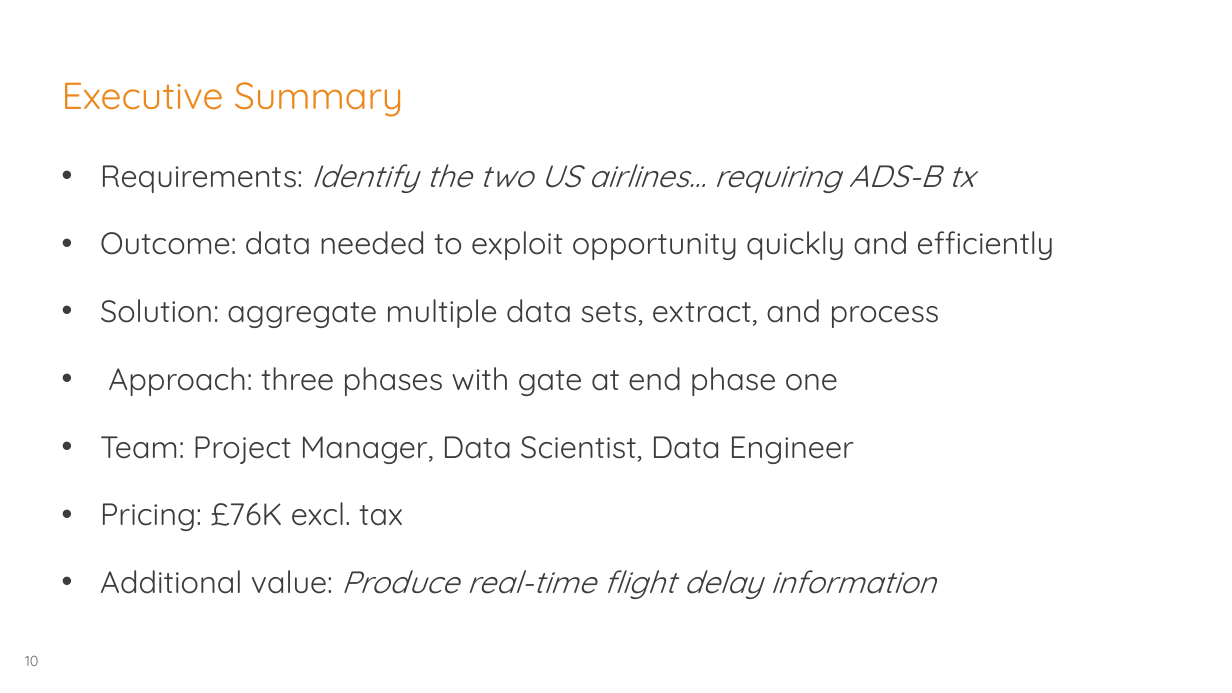
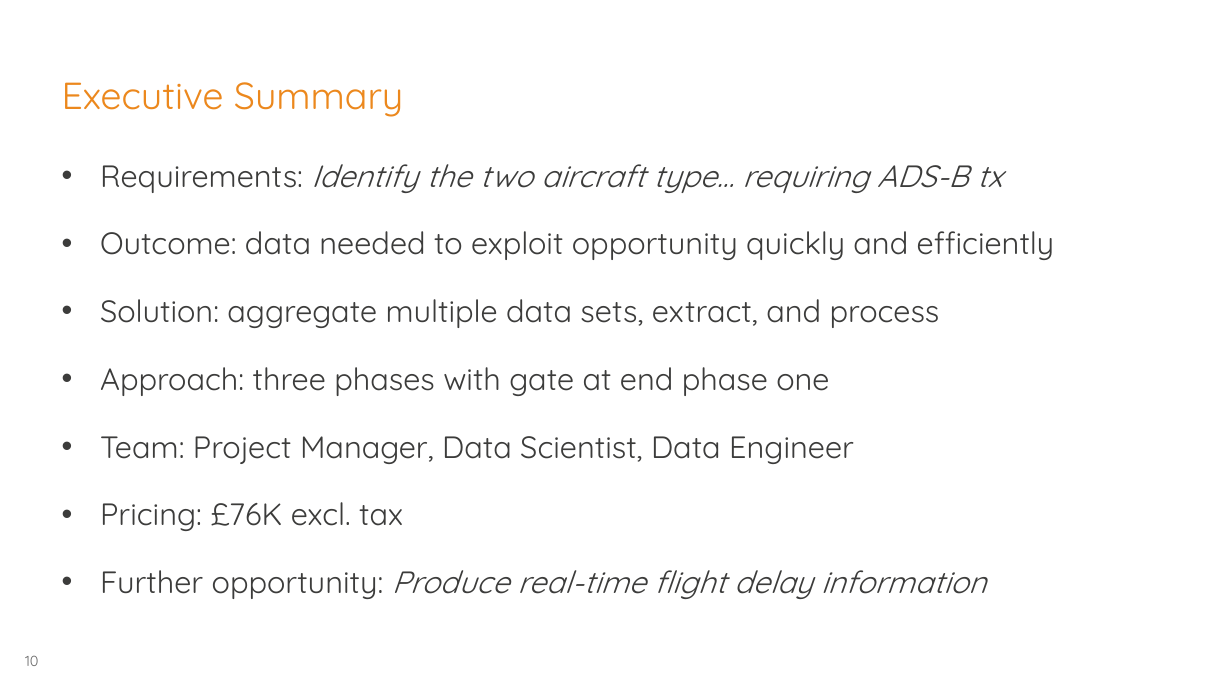
Before and after one commit to georgios-tsolakis-td/Bootcamp_Mar17_London, a slide deck: slide 10 of Team Quinto/Skynet Proposal.pptx. Drawn at 1232x693 pixels with LibreOffice and Linux fonts; fonts in the diff are those of the drawing; background and template pictures are left out. Boxes give left, top, right and bottom in pixels: in the first picture for what was removed or moved away, otherwise in the second. Text is boxed around its words. In the diff, an @@ line names an element or a change of style, - is before the commit and + after.

```diff
--- a/Team Quinto/Skynet Proposal.pptx
+++ b/Team Quinto/Skynet Proposal.pptx
@@ text at box(100, 164, 1002, 193): text changed @@
-• Requirements: Identify the two US airlines… requiring ADS-B tx
+• Requirements: Identify the two aircraft type… requiring ADS-B tx
@@ text at box(100, 570, 986, 599): text changed @@
-• Additional value: Produce real-time flight delay information
+• Further opportunity: Produce real-time flight delay information
```
Also in this commit, not shown: 6 other slides changed.
